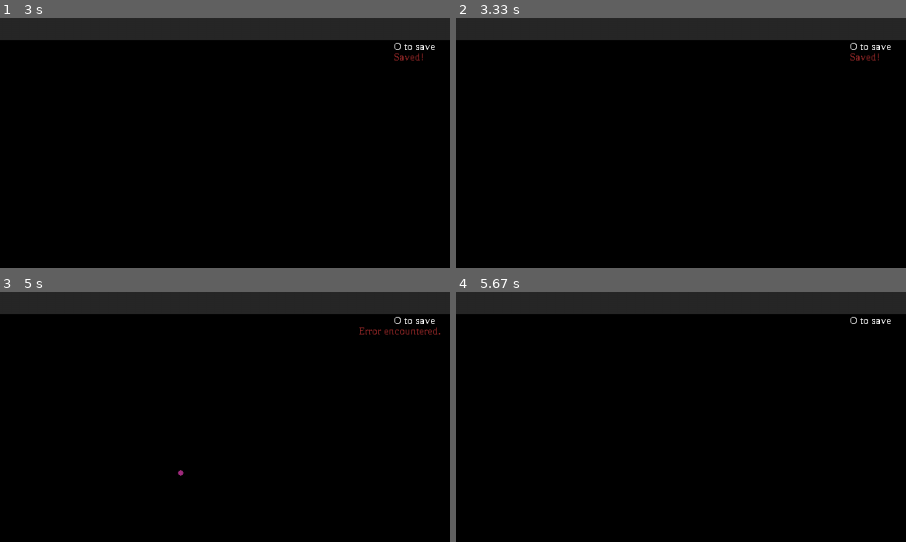
Above: before the commit, frames 1-4 (two rows, left to right).
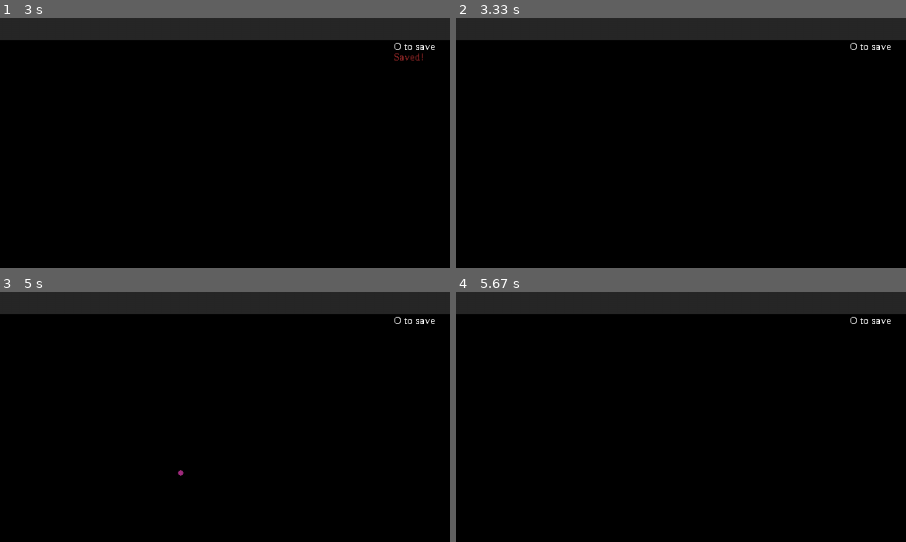
Above: after the commit, the same moments.

Repository: HiDoYa/gravity-simulation
Game: pygame game, started from simulation/main.py
Same seed, same stepped clock (60 frames per second), same inputs: the game is played once before the commit and once after it.
Inputs:
- Up to frame 1 (3 s): tap 1 at 0.33, 1.32, 2.48 s; hold D 0.67-1.13 s; tap Space at 0.73, 1.03, 1.23, 1.57, 1.87, 2.4, 2.7, 2.97 s; tap Z at 0.82 s; hold W 1.17-1.47 s; hold D 1.5-1.97 s; tap O at 2 s; hold A 2.33-2.87 s; hold S from 2.9 s (still down)
- Up to frame 2 (3.33 s): release S at 3.2 s; hold A from 3.23 s (still down); tap Space at 3.3 s
- Up to frame 3 (5 s): tap Z at 3.38, 4.55 s; tap Space at 3.6, 4.07, 4.47, 4.77 s; release A at 3.63 s; tap 9 at 3.67 s; hold W 4-4.37 s; hold D from 4.4 s (still down)
- Up to frame 4 (5.67 s): release D at 5.03 s; hold S 5.07-5.43 s; tap Space at 5.13, 5.53 s; tap 1 at 5.22 s; hold A from 5.47 s (still down)
The pictures show only the part of the screen within x 50-100%, y 0-50%; the shares and areas given below are measured in that part.

Frame 1 is identical in both runs. In frame 2, 0.1% of the frame differs, in the area x 87-94%, y 14-18%; in frame 3, 0.3%, in the area x 79-98%, y 14-18%; in frame 4, nothing differs.

Commit message:
Refactored and added more presets

Diff:
--- a/simulation/main.py
+++ b/simulation/main.py
@@ -10,46 +10,6 @@
 import random
 import sys
 
-# Variables and flags
-width = 1280
-height = 720
-file_open = False
-file_position_x = []
-file_position_y = []
-
-# Gets data from file
-def read_from_file(str_name):
-    # Checks if the file exists
-    if os.path.isfile(str_name):
-        global file_open
-        file_open = True
-        preset_file = open(str_name, "r")
-        stored_data = preset_file.readlines()
-
-        # Remove square brackets from list
-        stored_data[2] =stored_data[2].replace("[", "").replace("]", "")
-        stored_data[3] =stored_data[3].replace("[", "").replace("]", "")
-
-        # Sets starting positions based on data
-        global start_mass
-        global numer_of_objects
-        start_mass = int(stored_data[0])
-        number_of_objects = int(stored_data[1])
-
-        global file_position_x
-        global file_position_y
-        file_position_x = [int(x) for x in stored_data[2].split(', ')]
-        file_position_y = [int(x) for x in stored_data[3].split(', ')]
-
-        preset_file.close()
-        return True
-    return False
-
-# Checks for file to open
-if len(sys.argv) > 1:
-    file_to_open = sys.argv[1]
-    read_from_file(file_to_open)
-
 # Background Colors
 BLACK = (0, 0, 0)
 WHITE = (255, 255, 255)
@@ -58,7 +18,7 @@
 
 # Initialize for program
 pygame.init()
-size = (width, height)
+size = (1280, 720)
 screen = pygame.display.set_mode(size)
 pygame.display.set_caption("Gravity Simulation - Hiroya")
 
@@ -88,8 +48,10 @@
 clock = pygame.time.Clock()
 random.seed()
 
-# Create objects
+# Create objects and variable declarations
 objects = []
+file_position_x = []
+file_position_y = []
 number_of_objects = 15
 start_mass = 50
 game_speed = 1
@@ -107,9 +69,10 @@
 draw_path = False
 draw_color = True
 border = False
+file_open = False
 
 # For keeping time
-# Last_saved_time starts at negative to prevent showing at beginning of the game
+# Last_saved_time and last_error_time starts at negative to prevent showing at beginning of the game
 last_time = 0
 last_saved_time = -1000
 last_error_time = -1000
@@ -117,6 +80,39 @@
 
 # Constant
 GRAV_CONST = 6.67408 * (10 ** (-11))
+
+# Gets data from file
+def read_from_file(str_name):
+    # Checks if the file exists
+    if os.path.isfile(str_name):
+        global file_open
+        file_open = True
+        preset_file = open(str_name, "r")
+        stored_data = preset_file.readlines()
+
+        # Remove square brackets from list
+        stored_data[2] =stored_data[2].replace("[", "").replace("]", "")
+        stored_data[3] =stored_data[3].replace("[", "").replace("]", "")
+
+        # Sets starting positions based on data
+        global start_mass
+        global numer_of_objects
+        start_mass = int(stored_data[0])
+        number_of_objects = int(stored_data[1])
+
+        global file_position_x
+        global file_position_y
+        file_position_x = [int(x) for x in stored_data[2].split(', ')]
+        file_position_y = [int(x) for x in stored_data[3].split(', ')]
+
+        preset_file.close()
+        return True
+    return False
+
+# Checks for file to open
+if len(sys.argv) > 1:
+    file_to_open = sys.argv[1]
+    read_from_file(file_to_open)
 
 # class object
 class Object:
@@ -531,17 +527,18 @@
     screen.blit(text_o, (size[0] - 80, 40))
 
     # Displays saved when a game is saved
-    if last_saved_time + 90 > current_time:
+    if last_saved_time + 60 > current_time:
         screen.blit(text_saved, (size[0] - 80, 55))
 
-    if last_error_time + 90 > current_time:
+    if last_error_time + 60 > current_time:
         screen.blit(text_error, (size[0] - 130, 55))
 
-    # Idk
+    # Wtf 2
     if GRAV_CONST > 0:
         text_m = text_font_small.render("M for antigravity (FOR FUN)", False, GRAY)
     else:
         text_m = text_font_small.render("M for antigravity (FOR FUN)", False, DARK_RED)
+
     screen.blit(text_m, (size[0] - 160, size[1] - 20))
 
     # Border drawing
--- /dev/null
+++ b/simulation/preset6.txt
@@ -0,0 +1,4 @@
+50
+15
+[776, 448, 159, 273, 795, 863, 963, 1219, 1036, 28, 285, 687, 1097, 278, 587]
+[53, 111, 653, 109, 148, 383, 71, 703, 510, 177, 592, 708, 191, 472, 269]
--- /dev/null
+++ b/simulation/preset7.txt
@@ -0,0 +1,4 @@
+50
+15
+[1045, 222, 272, 566, 1094, 744, 549, 155, 806, 1224, 808, 563, 238, 263, 47]
+[470, 361, 352, 488, 313, 146, 131, 166, 0, 335, 605, 415, 300, 684, 653]
